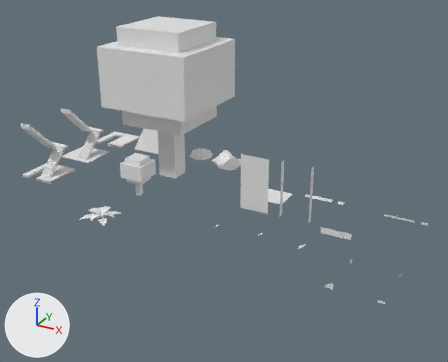
An edit to the Blender file blend_files/00template.blend, drawn before and after from the same camera.
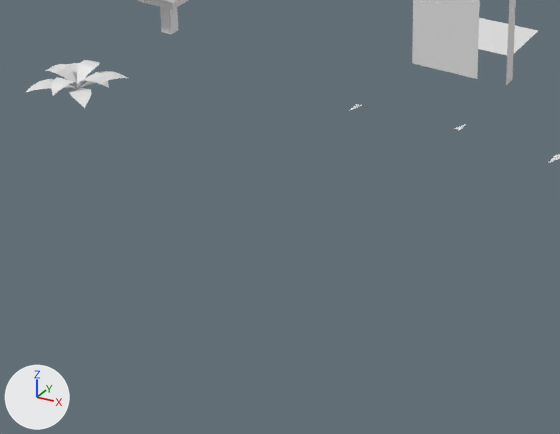
The first picture shows the older version from a 50 mm camera at (19.3, -24.7, 13.2) aimed at (6.6, -1.7, 1.7). The close-ups show both versions on the part from 15% to 67% of the width and 50% to 100% of the height of that picture; other places that the commit changed are outside them. The axes (+X, +Y, +Z) are drawn at lower left. The lights are the same throughout.

The scene before the commit, as lines of its bpy script (objects in view):
```python
me_cube_004 = bpy.data.meshes.new('Cube.004')
me_cube_004.from_pydata(...)  # 4 vertices, 1 face; spans x 0.0..0.3, y -0.3..0.0, z 0.1..0.3
me_cube_005 = bpy.data.meshes.new('Cube.005')
me_cube_005.from_pydata(...)  # 4 vertices, 1 face; spans x 0.0..0.3, y -0.3..0.0, z 0.1..0.3
me_cube_007 = bpy.data.meshes.new('Cube.007')
me_cube_007.from_pydata(...)  # 4 vertices, 1 face; spans x 0.0..0.3, y -0.3..0.0, z 0.1..0.3
me_cube_008 = bpy.data.meshes.new('Cube.008')
me_cube_008.from_pydata(...)  # 32 vertices, 29 faces; spans x 0.39..1.61, y -1.61..-0.39, z 0.1..2.08
me_cube_009 = bpy.data.meshes.new('Cube.009')
me_cube_009.from_pydata(...)  # 4 vertices, 1 face; spans x 0.3, y -0.3..0.0, z 0.0..0.3
me_cube_015 = bpy.data.meshes.new('Cube.015')
me_cube_015.from_pydata(...)  # 4 vertices, 1 face; spans x 0.0..0.3, y -0.3, z 0.0..0.3
me_cube_017 = bpy.data.meshes.new('Cube.017')
me_cube_017.from_pydata(...)  # 4 vertices, 1 face; spans x 0.0..0.3, y -0.3..0.0, z 0.1..0.3
ob_sapling0 = bpy.data.objects.new('SAPLING0', me_cube_008)
ob_sapling0.location = (1.0, -1.0, 0.0)
ob_wall_clear_003 = bpy.data.objects.new('WALL_CLEAR.003', me_cube_004)
ob_wall_clear_003.location = (11.0, -3.0, 0.0)
ob_wall_clear_004 = bpy.data.objects.new('WALL_CLEAR.004', me_cube_005)
ob_wall_clear_004.location = (7.0, -3.0, 0.0)
ob_wall_clear_005 = bpy.data.objects.new('WALL_CLEAR.005', me_cube_007)
ob_wall_clear_005.location = (9.0, -3.0, 0.0)
ob_wall_clear_006 = bpy.data.objects.new('WALL_CLEAR.006', me_cube_009)
ob_wall_clear_006.location = (13.0, -3.0, 0.0)
ob_wall_clear_009 = bpy.data.objects.new('WALL_CLEAR.009', me_cube_015)
ob_wall_clear_009.location = (13.0, -5.0, 0.0)
ob_wall_clear_010 = bpy.data.objects.new('WALL_CLEAR.010', me_cube_017)
ob_wall_clear_010.location = (11.0, -5.0, 0.0)
# also in view: 'SHRUB0' at (2.0, -5.0, 0.3); 'WALL_CLEAR' at (8.0, -1.3, 1.6); 'WALL_WALL' at (10.0, -1.1, 1.6); 'FLOOR_CENTER' at (8.0, 1.0, 0.1)
```
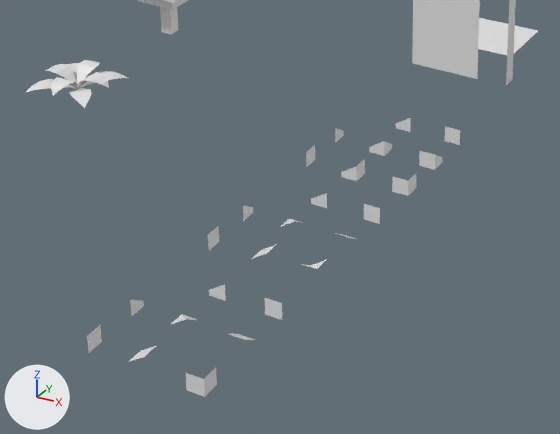
Changed parts and their boxes (x1, y1, x2, y2) in the close-ups (560 x 434 px):
'WALL_WAWAWA', added: after (185, 368, 217, 397)
'WALL_WAEMWA', added: after (392, 174, 416, 196)
'WALL_WAEMFL', added: after (419, 151, 442, 170)
'WALL_WAWAEM', added: after (265, 298, 282, 320)
'WALL_FLEMWA', added: after (341, 159, 365, 181)
'WALL_WAFLEM', added: after (364, 204, 380, 224)
'WALL_EMWAWA', added: after (87, 325, 102, 353)
'WALL_FLEMFL', added: after (369, 141, 392, 156)
'WALL_WAEMEM', added: after (445, 127, 460, 145)
'WALL_CLEAR.009', moved (not visible before): after (209, 284, 226, 301)
'WALL_EMFLWA', added: after (208, 226, 219, 250)
'WALL_CLEAR.003', moved: before (548, 154, 560, 163); after (129, 346, 156, 362)
'WALL_FLFLEM', added: after (311, 193, 327, 208)
'WALL_CLEAR.006', moved (not visible before): after (130, 300, 144, 317)
'WALL_FLEMEM', added: after (396, 118, 410, 132)
'WALL_EMEMWA', added: after (306, 145, 315, 166)
'WALL_CLEAR.004', moved: before (349, 105, 368, 111); after (170, 314, 197, 325)
'WALL_EMFLFL', added: after (243, 206, 253, 221)
'WALL_CLEAR.005', moved: before (448, 124, 466, 130); after (302, 260, 326, 269)
'WALL_EMEMFL', added: after (335, 128, 344, 143)
'WALL_FLFLWA', added: after (252, 244, 277, 259)
'WALL_CLEAR.010', moved (not visible before): after (229, 334, 255, 340)
'WALL_FLFLFL', added: after (280, 218, 303, 227)

The change, as a list of edits to the scene's bpy script:
```text
Add me_cube_011_1:
    me_cube_011_1.from_pydata([(0.3, -0.3, 0.0), (0.3, 0.0, 0.0), (0.3, -0.3, 0.3), (0.3, 0.0, 0.3)], [], [(2, 3, 1, 0)])
Add me_cube_013_1:
    me_cube_013_1.from_pydata([(0.0, -0.3, 0.0), (0.3, -0.3, 0.0), (0.0, -0.3, 0.3), (0.3, -0.3, 0.3)], [], [(2, 3, 1, 0)])
Add me_cube_020:
    me_cube_020.from_pydata([(0.3, -0.3, 0.0), (0.3, 0.0, 0.0), (0.3, -0.3, 0.3), (0.3, 0.0, 0.3), (0.0, -0.3, 0.0), (0.0, -0.3, 0.3)], [], [(2, 3, 1, 0), (2, 0, 4, 5)])
Add me_cube_028:
    me_cube_028.from_pydata([(0.0, -0.3, 0.0), (0.3, -0.3, 0.0), (0.0, -0.3, 0.1), (0.3, -0.3, 0.3), (0.3, 0.0, 0.0), (0.3, 0.0, 0.1)], [], [(2, 3, 1, 0), (1, 3, 5, 4)])
Add me_cube_031:
    me_cube_031.from_pydata([(0.0, -0.3, 0.0), (0.3, -0.3, 0.0), (0.0, -0.3, 0.1), (0.3, -0.3, 0.3), (0.3, 0.0, 0.0), (0.3, 0.0, 0.3)], [], [(2, 3, 1, 0), (1, 3, 5, 4)])
Add me_cube_037:
    me_cube_037.from_pydata([(0.0, -0.3, 0.0), (0.3, -0.3, 0.0), (0.0, -0.3, 0.3), (0.3, -0.3, 0.3), (0.3, 0.0, 0.0), (0.3, 0.0, 0.1)], [], [(2, 3, 1, 0), (1, 3, 5, 4)])
Add me_cube_039:
    me_cube_039.from_pydata([(0.3, -0.3, 0.0), (0.3, -0.3, 0.3), (0.0, -0.3, 0.0), (0.0, -0.3, 0.3)], [], [(1, 0, 2, 3)])
Change ob_wall_clear_010:
    ob_wall_clear_010.location: (11.0, -5.0, 0.0) -> (9.0, -10.0, 0.0)
Change ob_wall_clear_009:
    ob_wall_clear_009.location: (13.0, -5.0, 0.0) -> (8.0, -9.0, 0.0)
Change ob_wall_clear_006:
    ob_wall_clear_006.location: (13.0, -3.0, 0.0) -> (7.0, -10.0, 0.0)
Change ob_wall_clear_005:
    ob_wall_clear_005.location: (9.0, -3.0, 0.0) -> (9.0, -8.0, 0.0)
Change ob_wall_clear_004:
    ob_wall_clear_004.location: (7.0, -3.0, 0.0) -> (8.0, -10.0, 0.0)
Change ob_wall_clear_003:
    ob_wall_clear_003.location: (11.0, -3.0, 0.0) -> (8.0, -11.0, 0.0)
Add ob_wall_flflwa:
    ob_wall_flflwa = bpy.data.objects.new('WALL_FLFLWA', me_cube_004)
    ob_wall_flflwa.location = (8.1, -8.0, 0.0)
Add ob_wall_flflfl:
    ob_wall_flflfl = bpy.data.objects.new('WALL_FLFLFL', me_cube_005)
    ob_wall_flflfl.location = (8.0, -7.0, 0.0)
Add ob_wall_ememfl:
    ob_wall_ememfl = bpy.data.objects.new('WALL_EMEMFL', me_cube_009)
    ob_wall_ememfl.location = (7.0, -4.0, 0.0)
Add ob_wall_ememwa:
    ob_wall_ememwa = bpy.data.objects.new('WALL_EMEMWA', me_cube_011_1)
    ob_wall_ememwa.location = (7.0, -5.0, 0.0)
Add ob_wall_waemem:
    ob_wall_waemem = bpy.data.objects.new('WALL_WAEMEM', me_cube_013_1)
    ob_wall_waemem.location = (9.0, -3.0, 0.0)
Add ob_wall_flemem:
    ob_wall_flemem = bpy.data.objects.new('WALL_FLEMEM', me_cube_015)
    ob_wall_flemem.location = (8.0, -3.0, 0.0)
Add ob_wall_wawawa:
    ob_wall_wawawa = bpy.data.objects.new('WALL_WAWAWA', me_cube_020)
    ob_wall_wawawa.location = (9.0, -11.0, 0.0)
Add ob_wall_emflfl:
    ob_wall_emflfl = bpy.data.objects.new('WALL_EMFLFL', me_cube_009.copy())  # the mesh of ob_wall_clear_006
    ob_wall_emflfl.location = (7.0, -7.0, 0.0)
Add ob_wall_emflwa:
    ob_wall_emflwa = bpy.data.objects.new('WALL_EMFLWA', me_cube_011_1.copy())
    ob_wall_emflwa.location = (7.0, -8.0, 0.0)
Add ob_wall_emwawa:
    ob_wall_emwawa = bpy.data.objects.new('WALL_EMWAWA', me_cube_011_1.copy())
    ob_wall_emwawa.location = (7.0, -11.0, 0.0)
Add ob_wall_flemfl:
    ob_wall_flemfl = bpy.data.objects.new('WALL_FLEMFL', me_cube_028)
    ob_wall_flemfl.location = (8.0, -4.0, 0.0)
Add ob_wall_flemwa:
    ob_wall_flemwa = bpy.data.objects.new('WALL_FLEMWA', me_cube_031)
    ob_wall_flemwa.location = (8.0, -5.0, 0.0)
Add ob_wall_flflem:
    ob_wall_flflem = bpy.data.objects.new('WALL_FLFLEM', me_cube_015.copy())  # the mesh of ob_wall_clear_009
    ob_wall_flflem.location = (8.0, -6.0, 0.0)
Add ob_wall_waemfl:
    ob_wall_waemfl = bpy.data.objects.new('WALL_WAEMFL', me_cube_037)
    ob_wall_waemfl.location = (9.0, -4.0, 0.0)
Add ob_wall_waemwa:
    ob_wall_waemwa = bpy.data.objects.new('WALL_WAEMWA', me_cube_020.copy())
    ob_wall_waemwa.location = (9.0, -5.0, 0.0)
Add ob_wall_waflem:
    ob_wall_waflem = bpy.data.objects.new('WALL_WAFLEM', me_cube_039)
    ob_wall_waflem.location = (9.0, -6.0, 0.0)
Add ob_wall_wawaem:
    ob_wall_wawaem = bpy.data.objects.new('WALL_WAWAEM', me_cube_039.copy())
    ob_wall_wawaem.location = (9.0, -9.0, 0.0)
```
